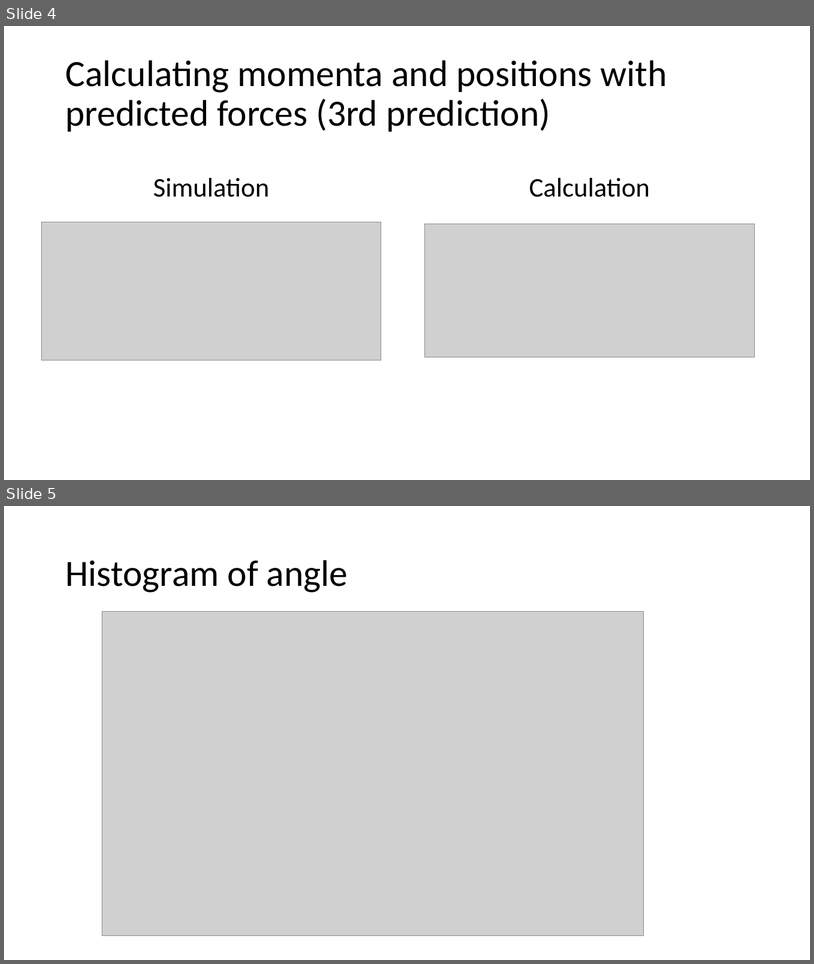
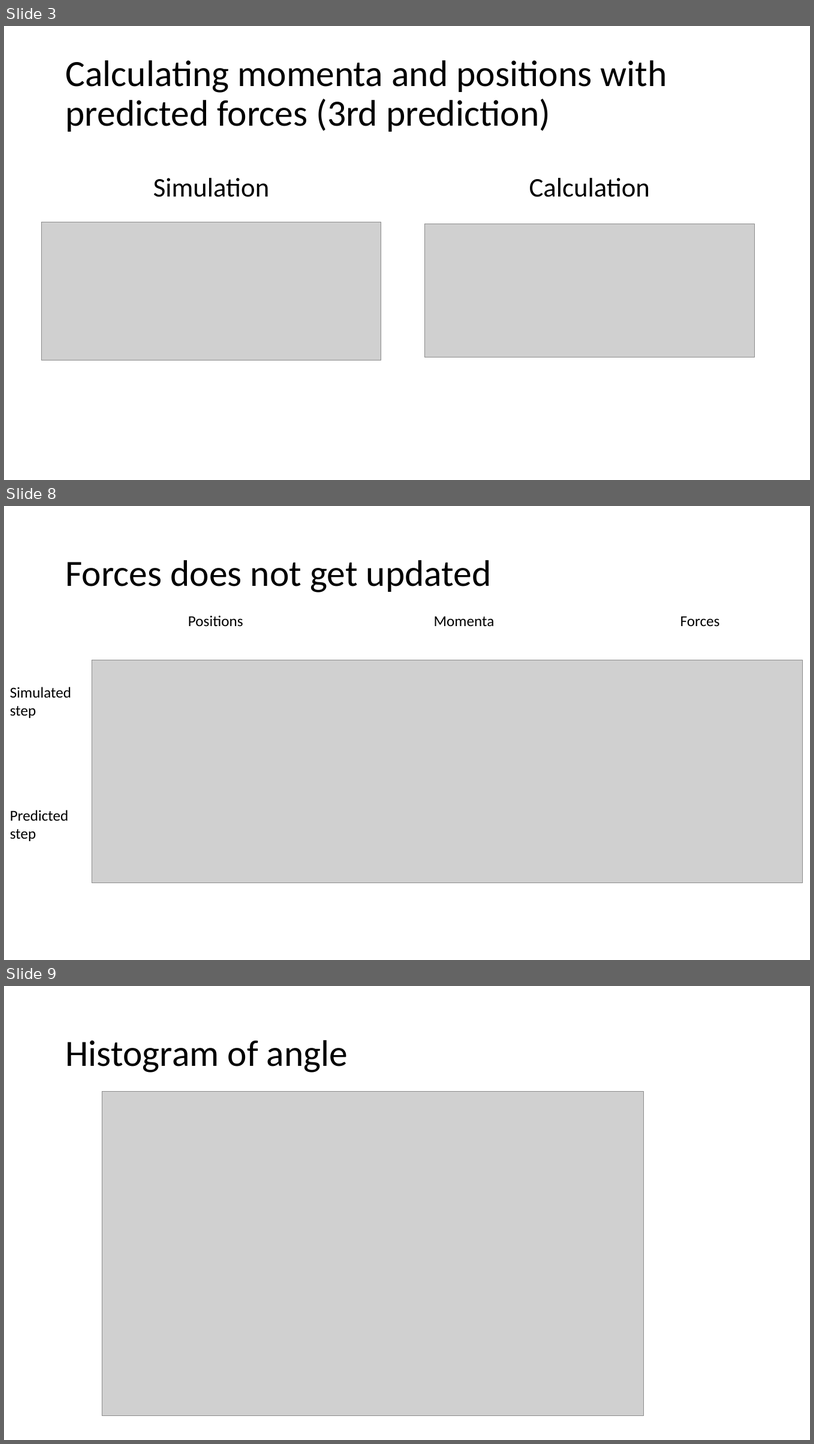
Before and after one commit to BirkDissing/Gemma_group, a slide deck: Master thesis/Meetings/26-02 Integrating gpaw and model, and comparing histograms.pptx. Shown one above the other, each under a label of ours: slides 4 and 5 before the commit, slides 3, 8 and 9 after it; the slides between them are not shown. The pictures are 814x964 and 814x1444 pixels, drawn with LibreOffice and Linux fonts; fonts in the diff are those of the drawing; grey boxes stand for pictures. Boxes give left, top, right and bottom in pixels: in the first picture for what was removed or moved away, otherwise in the second. Text is boxed around its words. In the diff, an @@ line names an element or a change of style, - is before the commit and + after.

```diff
--- a/Master thesis/Meetings/26-02 Integrating gpaw and model, and comparing histograms.pptx
+++ b/Master thesis/Meetings/26-02 Integrating gpaw and model, and comparing histograms.pptx
@@ slide 8 added at box(4, 506, 810, 960), background #FFFFFF @@
@@ title added at box(65, 560, 492, 592), 44 pt, text #000000 @@
+Forces does not get updated
@@ text added at box(188, 615, 243, 627), 18 pt, text #000000 @@
+Positions
@@ text added at box(434, 616, 495, 626), 18 pt, text #000000 @@
+Momenta
@@ text added at box(681, 616, 720, 627), 18 pt, text #000000 @@
+Forces
@@ picture added at box(92, 660, 803, 882) @@
@@ text added at box(10, 687, 71, 718), 18 pt, text #000000 @@
+Simulated step
@@ text added at box(10, 810, 68, 841), 18 pt, text #000000 @@
+Predicted step
@@ what was slide 4 is now slide 3 @@
@@ what was slide 5 is now slide 9 @@
```
Also in this commit, not shown: 5 other slides added, 1 slide removed, 1 other file.
